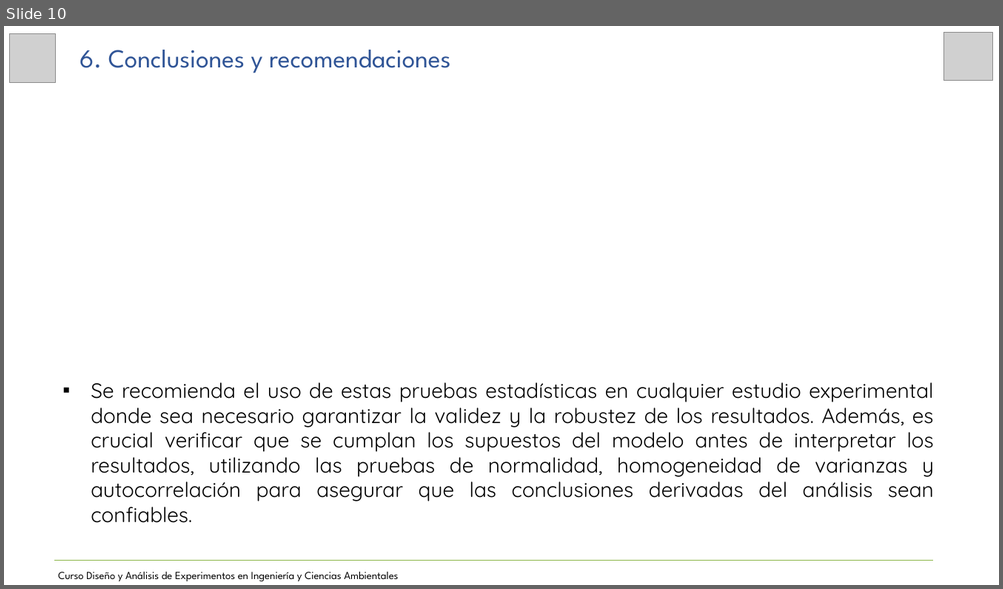
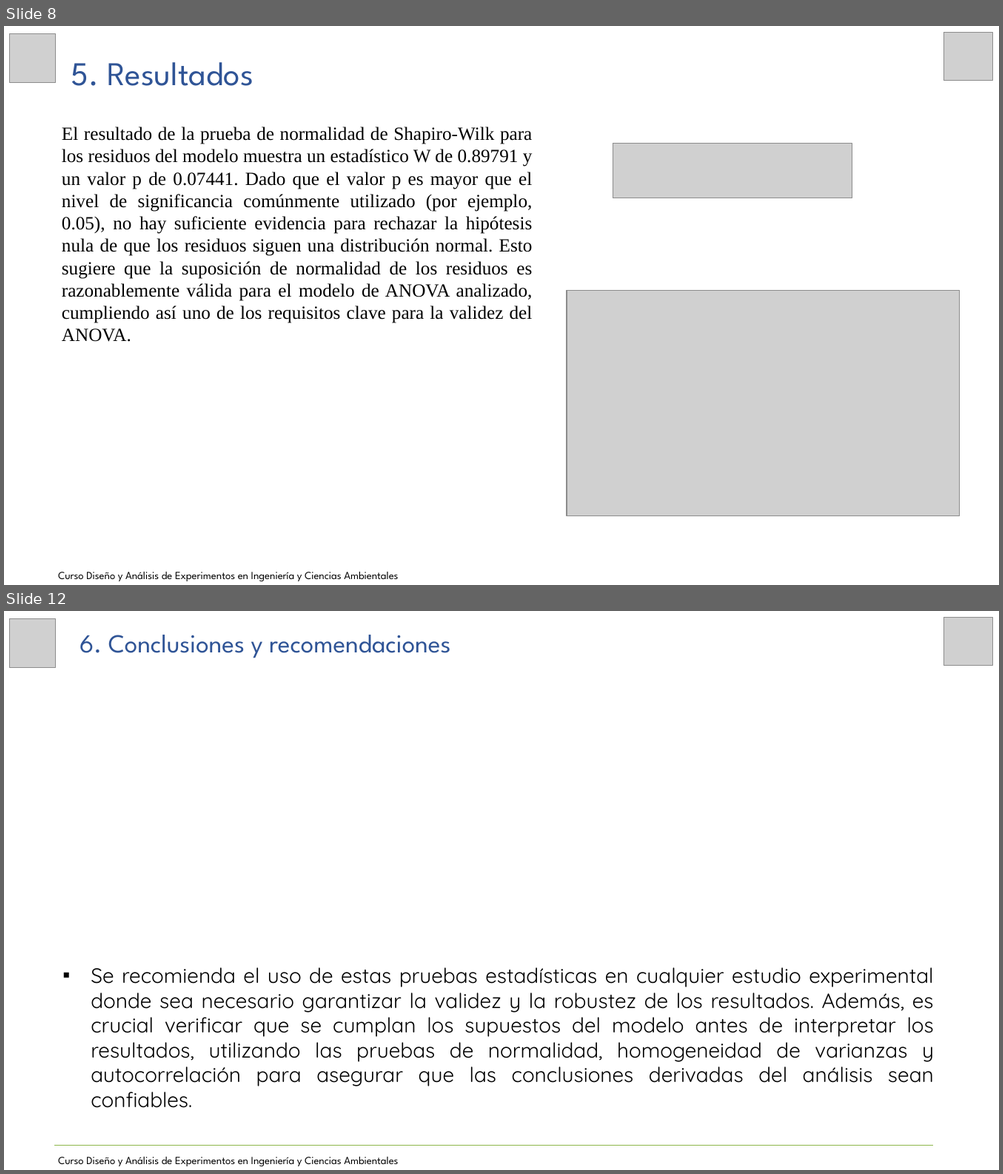
Before and after one commit to JoseZevallosR/Diseno_experimental, a slide deck: tarea4/04_Presentación_A_Estadístico_24_09_2024.pptx. Shown one above the other, each under a label of ours: slide 10 before the commit, slides 8 and 12 after it; the slides between them are not shown. The pictures are 1003x589 and 1003x1174 pixels, drawn with LibreOffice and Linux fonts; fonts in the diff are those of the drawing; grey boxes stand for pictures. Boxes give left, top, right and bottom in pixels: in the first picture for what was removed or moved away, otherwise in the second. Text is boxed around its words. In the diff, an @@ line names an element or a change of style, - is before the commit and + after.

```diff
--- a/tarea4/04_Presentación_A_Estadístico_24_09_2024.pptx
+++ b/tarea4/04_Presentación_A_Estadístico_24_09_2024.pptx
@@ slide 8 added at bbox=[4, 26, 999, 585], background #FFFFFF @@
@@ picture added at bbox=[10, 34, 56, 83] @@
@@ picture added at bbox=[944, 32, 993, 81] @@
@@ text added at bbox=[71, 62, 253, 86], 32 pt, text #2F5496 @@
+5. Resultados
@@ text added at bbox=[62, 127, 532, 342], 18 pt, text #000000 @@
+El resultado de la prueba de normalidad de Shapiro-Wilk para los residuos del modelo muestra un estadístico W de 0.89791 y un valor p de 0.07441. Dado que el valor p es mayor que el nivel de significancia comúnmente utilizado (por ejemplo, 0.05), no hay suficiente evidencia para rechazar la hipótesis nula de que los residuos siguen una distribución normal. Esto sugiere que la suposición de normalidad de los residuos es razonablemente válida para el modelo de ANOVA analizado, cumpliendo así uno de los requisitos clave para la validez del ANOVA.
@@ picture added at bbox=[613, 144, 852, 199] @@
@@ picture added at bbox=[566, 290, 960, 516] @@
@@ text added at bbox=[58, 572, 398, 582], 10.5 pt, text #000000 @@
+Curso Diseño y Análisis de Experimentos en Ingeniería y Ciencias Ambientales
@@ what was slide 10 is now slide 12 @@
```
Also in this commit, not shown: 3 slides changed, 2 other slides added, 1 slide removed, 7 other files.
